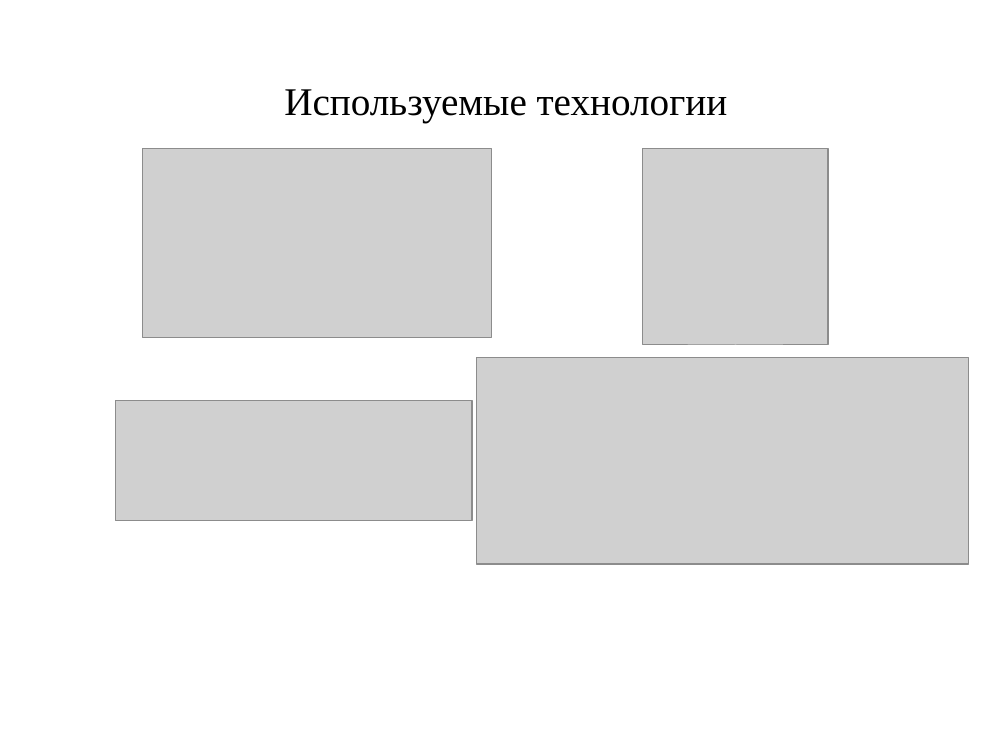
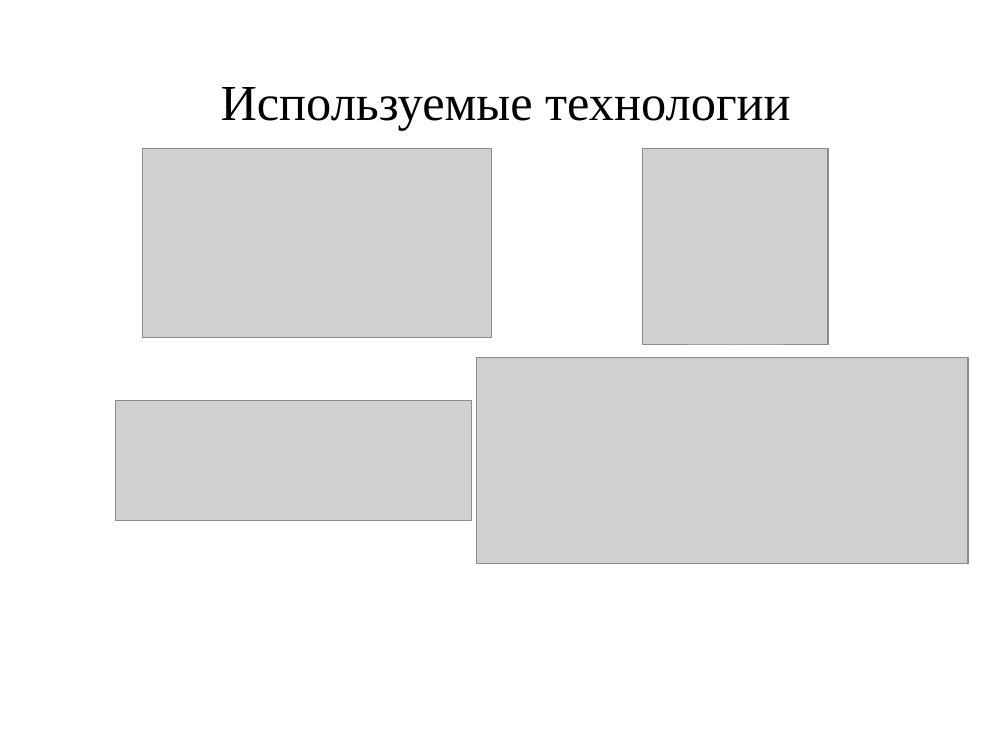
Before and after one commit to Vlad708/redux-shop, a slide deck: slide 10 of react-shopping-cart/public/work.pptx. Drawn at 1008x756 pixels with LibreOffice and Linux fonts; fonts in the diff are those of the drawing; grey boxes stand for pictures. Boxes give left, top, right and bottom in pixels: in the first picture for what was removed or moved away, otherwise in the second. Text is boxed around its words. In the diff, an @@ line names an element or a change of style, - is before the commit and + after.

```diff
--- a/react-shopping-cart/public/work.pptx
+++ b/react-shopping-cart/public/work.pptx
@@ text "Используемые технологии" at <box>221,87,790,130</box>: size 28 to 36 pt @@
```
Also in this commit, not shown: 6 other slides changed, 1 slide added, 1 slide removed.
